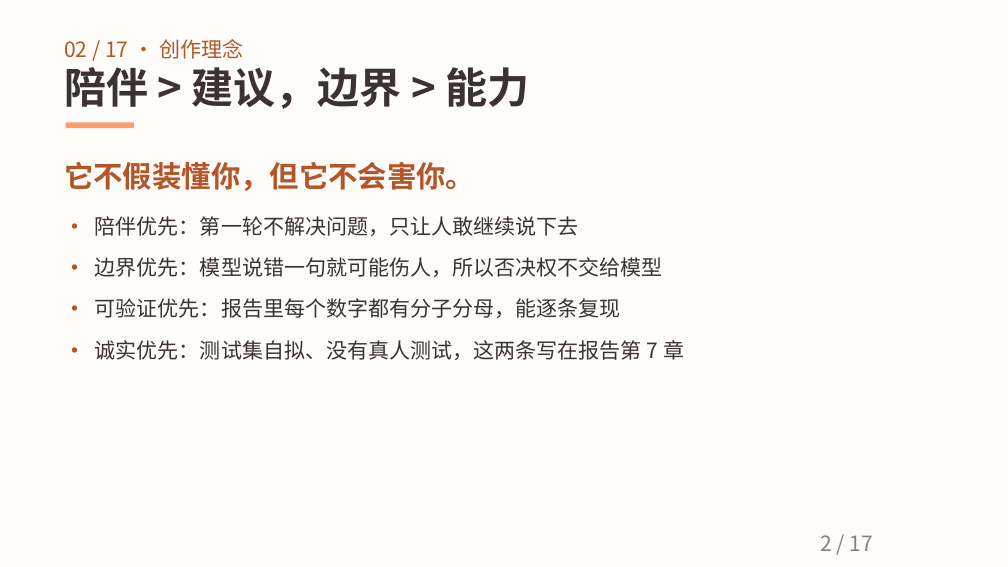
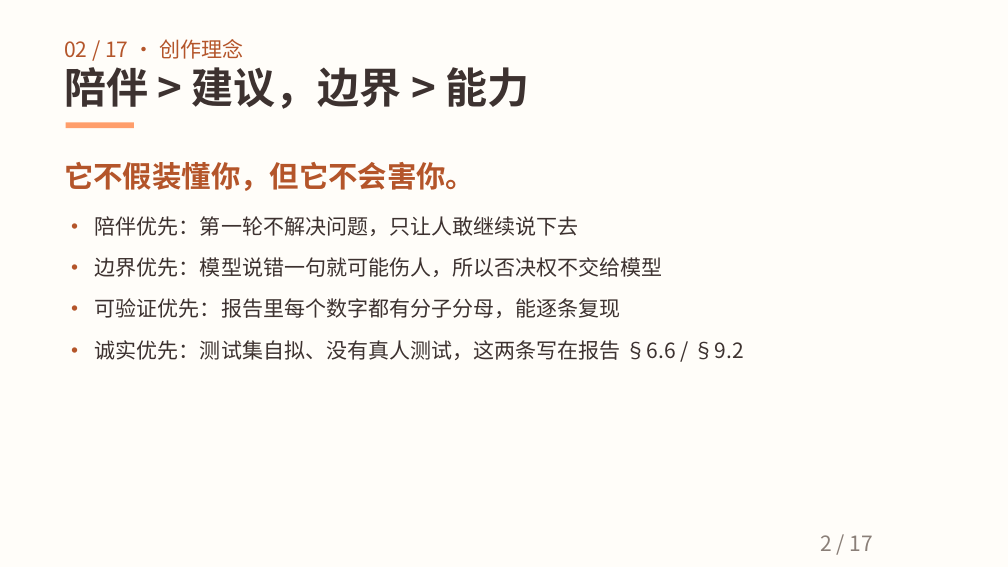
Before and after one commit to nanxiangzizui/xinyu, a slide deck: slide 2 of docs/02_项目方案.pptx. Drawn at 1008x567 pixels with LibreOffice and Linux fonts; fonts in the diff are those of the drawing. Boxes give left, top, right and bottom in pixels: in the first picture for what was removed or moved away, otherwise in the second. Text is boxed around its words. In the diff, an @@ line names an element or a change of style, - is before the commit and + after.

```diff
--- a/docs/02_项目方案.pptx
+++ b/docs/02_项目方案.pptx
@@ text at [95, 340, 743, 360]: text changed @@
-· 诚实优先：测试集自拟、没有真人测试，这两条写在报告第 7 章
+· 诚实优先：测试集自拟、没有真人测试，这两条写在报告 §6.6 / §9.2
```
Also in this commit, not shown: 9 other slides changed, 2 slides added, 2 slides removed, 51 other files.
